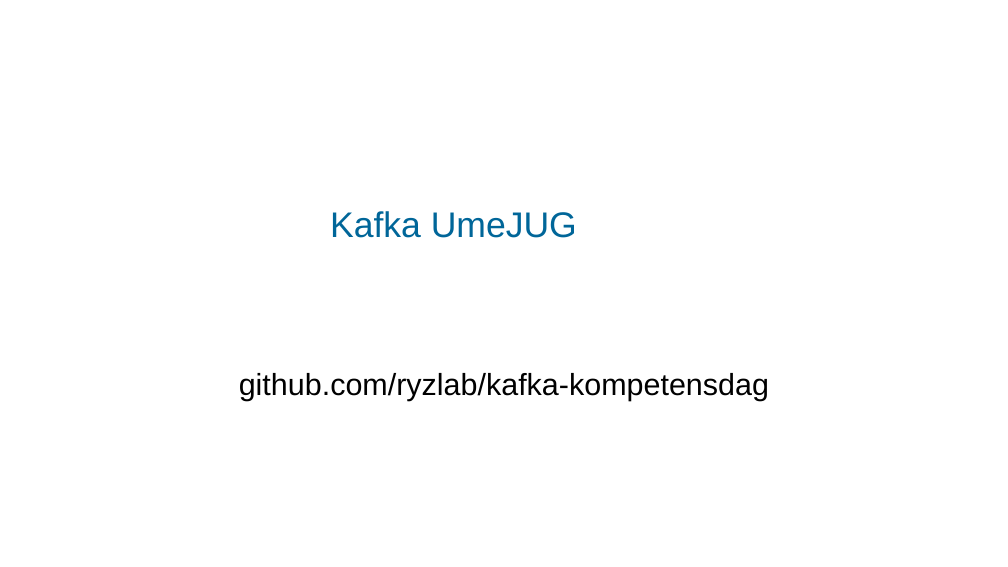
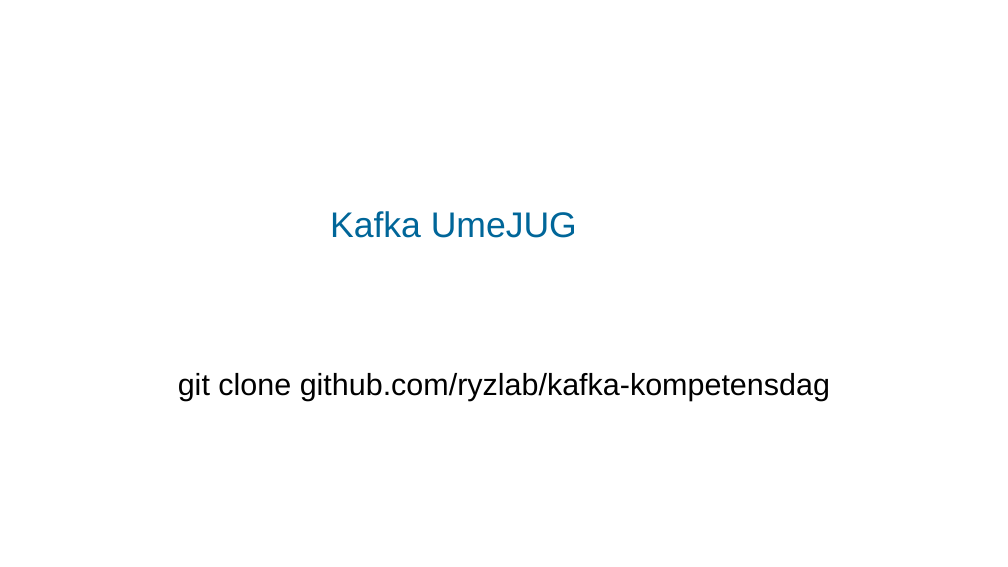
Before and after one commit to ryzlab/kafka-kompetensdag, a slide deck: slide 1 of doc/presentation-umejug.odp. Drawn at 1008x567 pixels with LibreOffice and Linux fonts; fonts in the diff are those of the drawing; background and template pictures are left out. Boxes give left, top, right and bottom in pixels: in the first picture for what was removed or moved away, otherwise in the second. Text is boxed around its words. In the diff, an @@ line names an element or a change of style, - is before the commit and + after.

```diff
--- a/doc/presentation-umejug.odp
+++ b/doc/presentation-umejug.odp
@@ subtitle at <box>178,373,830,400</box>: text changed @@
-github.com/ryzlab/kafka-kompetensdag
+git clone github.com/ryzlab/kafka-kompetensdag
```
Also in this commit, not shown: 6 other slides changed, 2 slides added, 2 other files.
